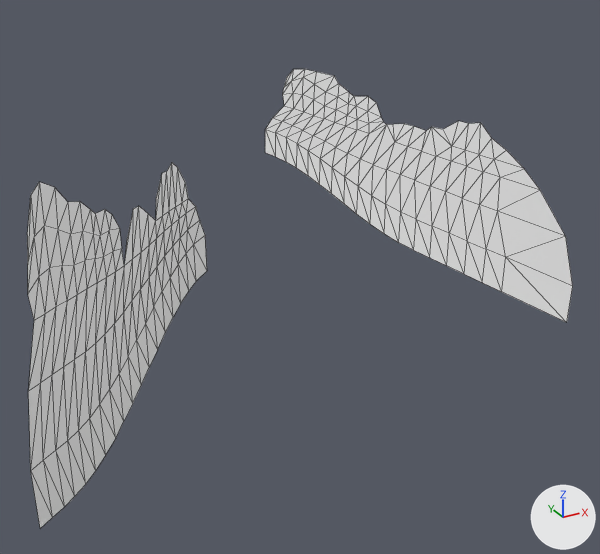
The glTF model src/assets/models/mountainShape2.glb, before and after one commit.
The view is the same before and after, from a 50 mm lens placed at (-255.0, -529.0, 360.0), pointed at (8.0, -51.0, 122.0). Arrows for +X, +Y and +Z are at lower right; the lights stay in place. Mesh edges are drawn as thin lines. Where no turn or scale is listed for an object, it has been applied to the vertices. Vertices at the same position are counted once.
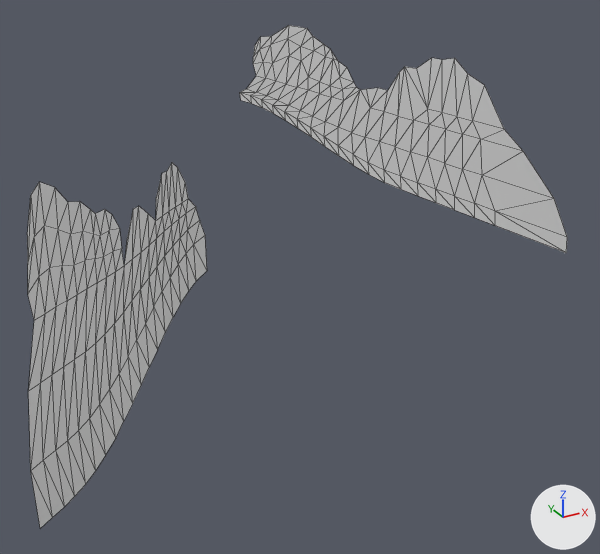
What differs and where, as boxes (x1, y1, x2, y2) in the pictures (600 x 554 px; the box of a moved part takes in the faces that stretch with it):
'Cube', recoloured, reshaped (10% taller): before (27, 69, 573, 528); after (27, 25, 567, 528)
part 1 of me_cube_009, moved or reshaped: before (265, 69, 573, 322); after (240, 25, 567, 253)

Edits to the bpy script that builds the scene:
```text
Change me_cube_009:
    used by ob_cube; location = (-90.2, 59.2, 50.4)
    remove me_cube_009.from_pydata(...)  # 244 vertices, 380 faces; spans x -98.0..203.0, y -263.0..95.0, z -103.0..190.0
    remove me_cube_009.materials.append(mat_material_004)  # white #ffffff
    add me_cube_009.from_pydata(...)  # 244 vertices, 380 faces; spans x -98.0..182.0, y -274.0..84.0, z -103.0..231.0
    me_cube_009 part 1: 122 of 244 vertices moved; they spanned x 174.0..203.0, y -263.0..95.0, z 77.0..190.0 and now span x 142.0..182.0, y -274.0..84.0, z 131.0..231.0; mean shift (-30.0, -12.0, 38.0); largest move (174.0, 95.0, 103.0) -> (145.0, 84.0, 157.0)
```
